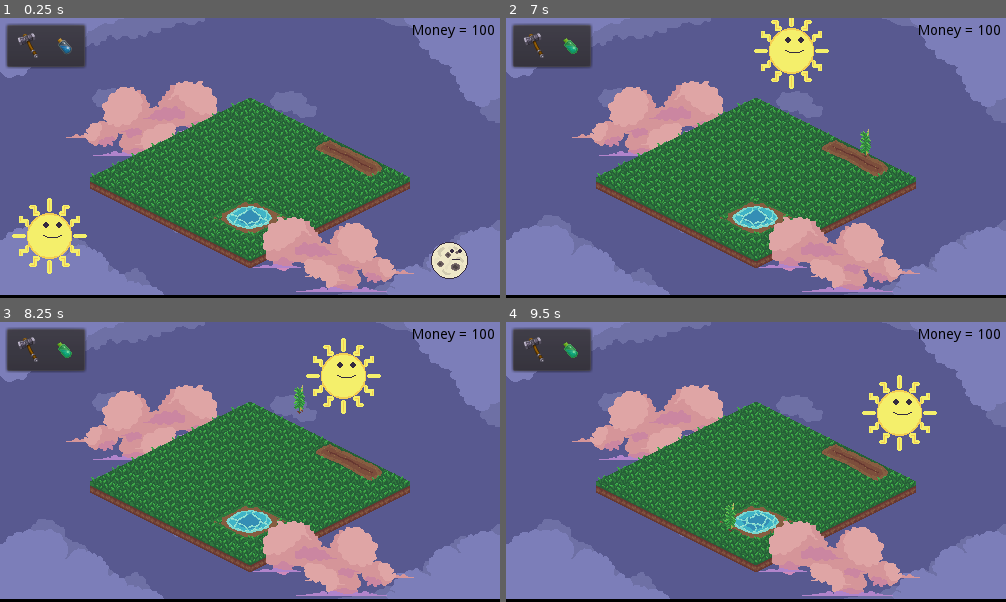
Above: before the commit, frames 1-4 (two rows, left to right).
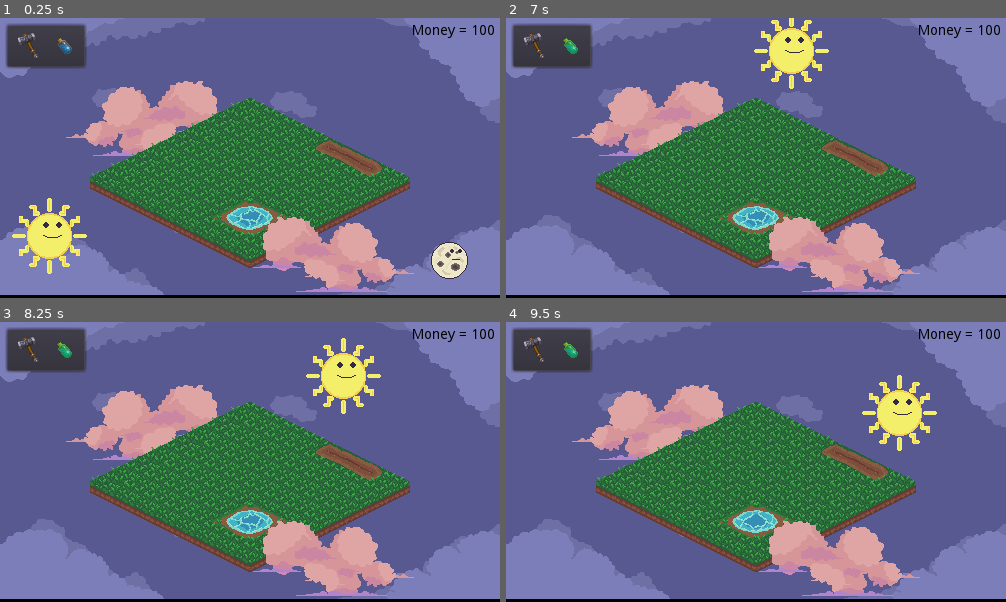
Above: after the commit, the same moments.

Repository: Valentino-02/New-Wild-Jam
Game: Godot game, scene res://src/levels/Test_Level.tscn
Same seed, same stepped clock (60 frames per second), same inputs: the game is played once before the commit and once after it.
Inputs (mouse positions are in pixels of both pictures, inside the frame that each line leads up to):
- Up to frame 1 (0.25 s): no input
- Up to frame 2 (7 s): click (536, 46) at 0.5 s; click (571, 46) at 1.25 s; click (536, 46) at 2 s; click (576, 96) at 2.77 s; click (571, 46) at 3.5 s; click (536, 46) at 4.25 s; click (576, 96) at 5.02 s; click (571, 46) at 5.75 s; move the mouse to (866, 144) at 6.52 s; press the mouse at (866, 144) at 6.53 s; right-click (866, 144) at 6.8 s
- Up to frame 3 (8.25 s): move the mouse to (150, 476) at 7.27 s; release the mouse at (150, 476) at 7.28 s; right-click (150, 476) at 7.35 s; click (150, 476) at 7.55 s; move the mouse to (300, 400) at 8.02 s; press the mouse at (300, 400) at 8.03 s
- Up to frame 4 (9.5 s): right-click (806, 400) at 8.3 s; move the mouse to (731, 518) at 8.77 s; release the mouse at (731, 518) at 8.78 s; right-click (731, 518) at 8.85 s; click (731, 518) at 9.05 s

The runs differ from the first frame. In frame 1, 1.4% of the frame differs, in the area x 18-82%, y 32-79%; in frame 2, 1.6%; in frame 3, 1.6%, in the area x 18-82%, y 22-79%; in frame 4, 1.6%.

Commit message:
stop placing

Diff:
--- a/src/levels/Test_Level.tscn
+++ b/src/levels/Test_Level.tscn
@@ -61,6 +61,7 @@
 [node name="Floor" type="AnimatedSprite" parent="."]
 position = Vector2( 10, 85 )
 frames = SubResource( 3 )
+frame = 1
 playing = true
 
 [node name="Cloud2" type="Sprite" parent="."]
--- a/src/systems/Mouse.gd
+++ b/src/systems/Mouse.gd
@@ -13,6 +13,19 @@
 func _init():
 	game_manager.mouse = self
 
+func _input(event: InputEvent) -> void:
+	if InputEventMouseMotion:
+		position = get_global_mouse_position()
+
+	if event.is_action_pressed("left_click") and ! event.is_echo():
+		if _is_placing:
+			_map_position = board_manager.base_grid.world_to_map(position)
+			place_down(_map_position)
+
+	if event.is_action_pressed("right_click") and ! event.is_echo():
+		if _is_placing:
+			stop_placing()
+
 func placing_down() -> void:
 	if _is_placing == false:
 		_is_placing = true
@@ -23,11 +36,8 @@
 		_object_to_place = load(game_manager.current_object_path).instance()
 		self.add_child(_object_to_place)
 
-
-
 func stop_placing() -> void:
 	_is_placing = false
-	game_manager.is_placing = false
 	_object_to_place.queue_free()
 
 func place_down(map_position) -> void:
@@ -48,12 +58,3 @@
 					level.place_down(map_position)
 					game_manager.pay_up()
 					stop_placing()
-
-func _input(event: InputEvent) -> void:
-	if InputEventMouseMotion:
-		position = get_global_mouse_position()
-
-	if event.is_action_pressed("left_click") and ! event.is_echo():
-		if _is_placing:
-			_map_position = board_manager.base_grid.world_to_map(position)
-			place_down(_map_position)
--- a/src/systems/managers/Game_Manager.gd
+++ b/src/systems/managers/Game_Manager.gd
@@ -4,10 +4,8 @@
 var mouse : Node
 var money_display : Node
 var buttons : Array
-
 var current_object : String
 var current_object_path : String
-var is_placing := false
 var money : int = 100 setget set_money
 var decoration : int
 
@@ -18,9 +16,6 @@
 func pay_up() -> void:
 	self.money -= object_data.get_cost_by_name(current_object)
 
-func can_pay() -> bool:
-	return object_data.get_cost_by_name(current_object) <= money
-
 func set_money(value) -> void:
 	money = value
 	money = clamp(money, 0, 999)
